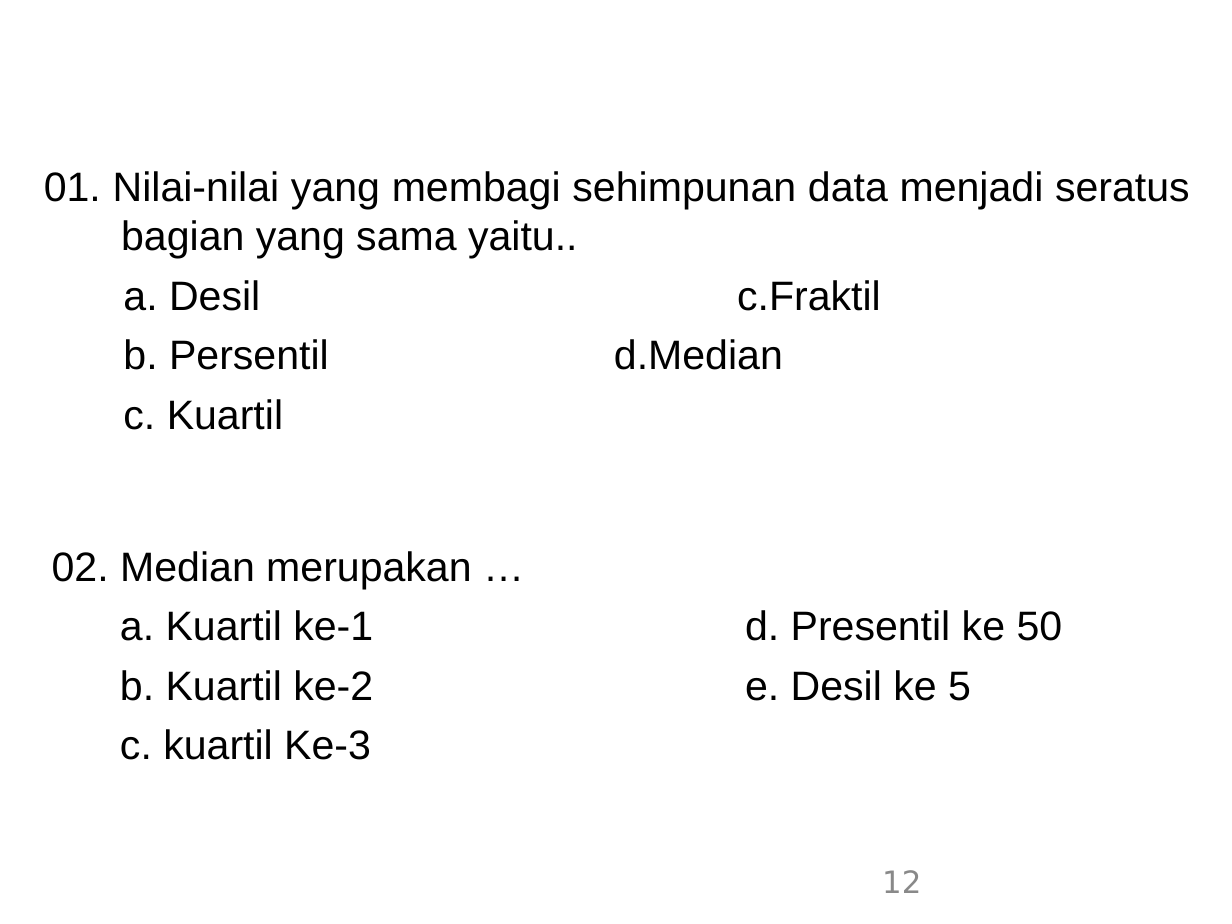
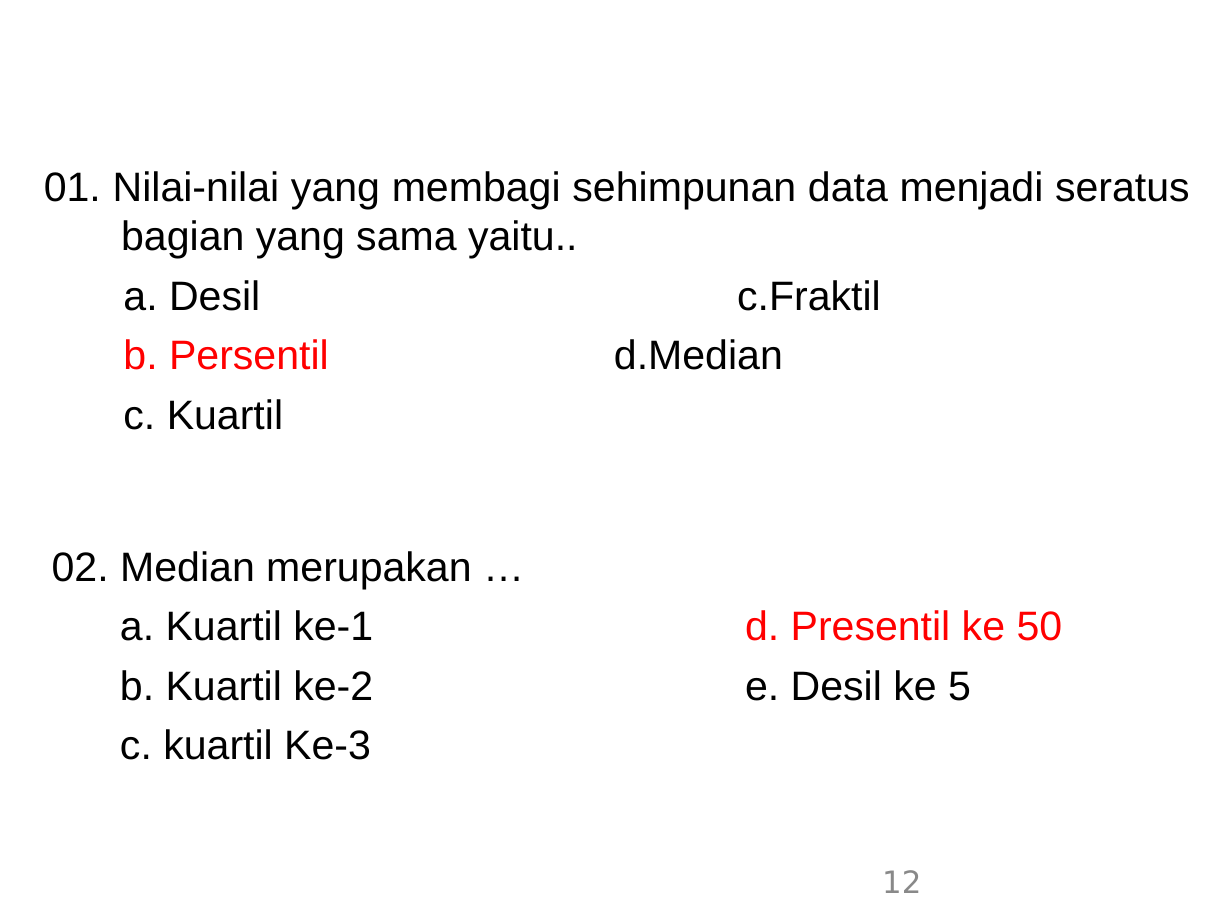
Before and after one commit to iseplutpinur/Semester3, a slide deck: slide 12 of Rabu/Statistika/Minggu 5 - Ukuran Dispersi/4. ukuran dispersi.ppt. Drawn at 1232x924 pixels with LibreOffice and Linux fonts; fonts in the diff are those of the drawing. Boxes give left, top, right and bottom in pixels: in the first picture for what was removed or moved away, otherwise in the second. Text is boxed around its words. In the diff, an @@ line names an element or a change of style, - is before the commit and + after.

```diff
--- a/Rabu/Statistika/Minggu 5 - Ukuran Dispersi/4. ukuran dispersi.ppt
+++ b/Rabu/Statistika/Minggu 5 - Ukuran Dispersi/4. ukuran dispersi.ppt
@@ text at (123, 339, 783, 370): text colour #000000 to #FF0000 in "b. Persentil" @@
@@ text at (120, 610, 1063, 641): text colour #000000 to #FF0000 in "d. Presentil ke 50" @@
```
Also in this commit, not shown: 11 other slides changed, 16 other files.
